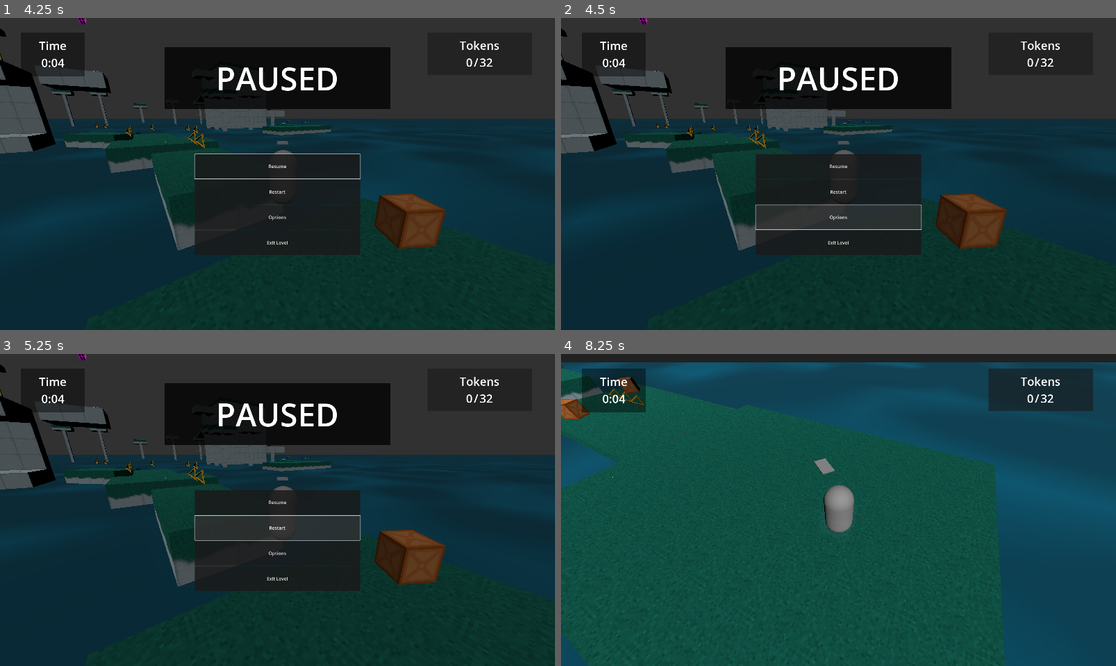
Above: before the commit, frames 1-4 (two rows, left to right).
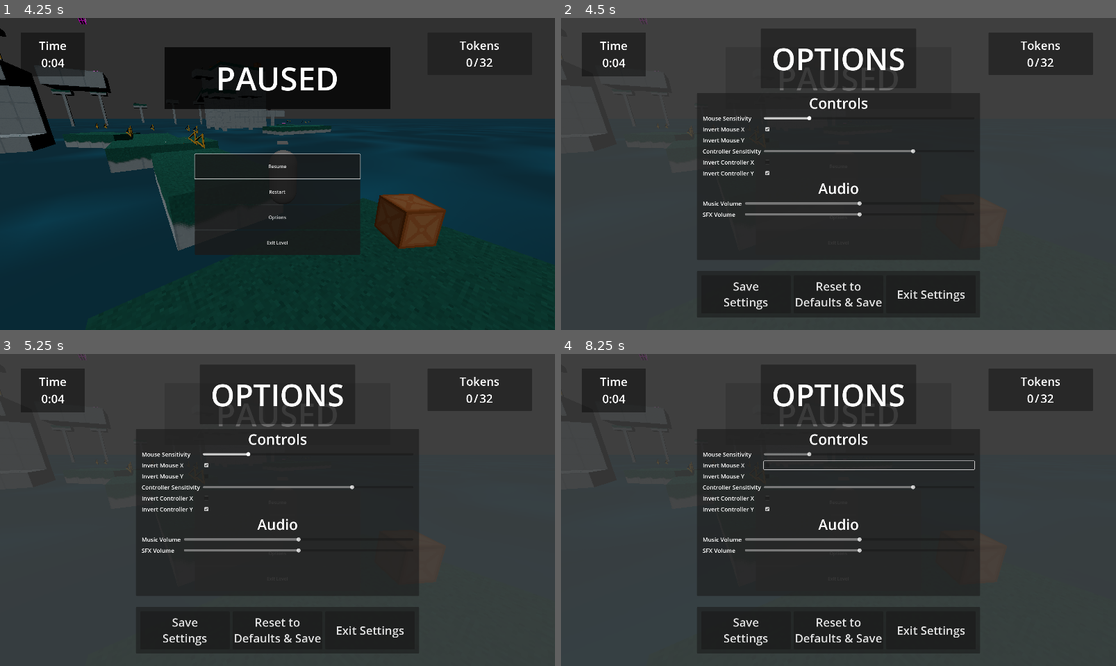
Above: after the commit, the same moments.

Repository: Nigel-Karunaratne/3DPlatformer_Godot4
Game: Godot game, scene res://level_scenes/monument1.tscn
Same seed, same stepped clock (60 frames per second), same inputs: the game is played once before the commit and once after it. The project has no main scene, so this scene is started directly.
Inputs (mouse positions are in pixels of both pictures, inside the frame that each line leads up to):
- Up to frame 1 (4.25 s): tap Enter at 0.5 s; move the mouse to (305, 174) at 0.52 s; hold W (move_forward) from 0.53 s (still down); tap R at 0.6, 2.85 s; tap Space (jump) at 0.77, 1.52, 3.02, 3.77 s; move the mouse to (249, 174) at 1.27 s; tap T at 1.35, 3.6 s; move the mouse to (288, 167) at 2.02 s; hold F 2.03-2.78 s; move the mouse to (271, 180) at 2.77 s; move the mouse to (316, 177) at 3.52 s; tap Escape (pause_game) at 4.15 s
- Up to frame 2 (4.5 s): release W (move_forward) at 4.25 s; click "Options" at 4.25 s
- Up to frame 3 (5.25 s): click "Restart" at 5 s
- Up to frame 4 (8.25 s): click "Restart" at 5.75 s; click "Restart" at 6.5 s; click "Resume" at 7.25 s; click (871, 466) at 8.02 s

Frame 1 is identical in both runs. In frame 2, 59% of the frame differs, in the area x 0-100%, y 0-100%; in frame 3, 59%; in frame 4, 97%.

Commit message:
Now opens on pause_ui's options btn
when the options ui is created, all ui controls on the base ui must have their focus mode set to NONE.

make sure to connect the signal "remove_options_ui" to a function on its parent/caller.

when removing options ui, set focus mode to ALL and grab focus of something.

Diff:
--- a/scripts/options_ui_controller.gd
+++ b/scripts/options_ui_controller.gd
@@ -11,9 +11,19 @@
 @export var audioMusicSlider : HSlider
 @export var audioSFXSlider : HSlider # Or VSliders? Maybe base class?
 
+signal remove_options_ui
+
 func _ready():
 	call_deferred("update_gui_from_settings")
+	mouseSenseSlider.grab_focus()
 	#update_gui_from_settings()
+
+func _input(_event):
+	if Input.is_action_just_pressed("pause_game"):
+		# Quit menu w/out saving
+		get_viewport().set_input_as_handled()
+		_on_btn_quit_pressed()
+
 
 # Update slider/toggle values based on values in UserSettings
 func update_gui_from_settings():
@@ -64,3 +74,7 @@
 func _on_btn_reset_pressed():
 	UserSettings.reset_settings()
 	update_gui_from_settings()
+
+func _on_btn_quit_pressed():
+	emit_signal("remove_options_ui")
+	# queue_free()
--- a/scripts/pause_ui_controller.gd
+++ b/scripts/pause_ui_controller.gd
@@ -2,6 +2,10 @@
 extends Control
 
 var gm : GameManager
+var options_ui_res = preload("res://ui_controls/options_ui_control.tscn")
+var options_ui
+
+var is_in_options
 
 func _ready():
 	reset_focus()
@@ -27,7 +31,24 @@
 
 
 func _on_options_btn_pressed():
-	pass # Replace with function body.
+	# remove focus from current node
+	get_viewport().gui_get_focus_owner().release_focus()
+	$ButtonPanelContainer/ButtonVBoxContainer/ResumeBTN.focus_mode = FOCUS_NONE
+	$ButtonPanelContainer/ButtonVBoxContainer/RestartBTN.focus_mode = FOCUS_NONE
+	$ButtonPanelContainer/ButtonVBoxContainer/OptionsBTN.focus_mode = FOCUS_NONE
+	$ButtonPanelContainer/ButtonVBoxContainer/ExitLevelBTN.focus_mode = FOCUS_NONE
+
+	options_ui = options_ui_res.instantiate()
+	options_ui.remove_options_ui.connect(_remove_options_ui)
+	add_child(options_ui)
+
+func _remove_options_ui():
+	options_ui.queue_free()
+	$ButtonPanelContainer/ButtonVBoxContainer/ResumeBTN.focus_mode = FOCUS_ALL
+	$ButtonPanelContainer/ButtonVBoxContainer/ResumeBTN.grab_focus()
+	$ButtonPanelContainer/ButtonVBoxContainer/RestartBTN.focus_mode = FOCUS_ALL
+	$ButtonPanelContainer/ButtonVBoxContainer/OptionsBTN.focus_mode = FOCUS_ALL
+	$ButtonPanelContainer/ButtonVBoxContainer/ExitLevelBTN.focus_mode = FOCUS_ALL
 
 
 func _on_exit_level_btn_pressed():
--- a/ui_controls/options_ui_control.tscn
+++ b/ui_controls/options_ui_control.tscn
@@ -7,16 +7,6 @@
 
 [sub_resource type="LabelSettings" id="LabelSettings_vcfht"]
 font_size = 105
-
-[sub_resource type="StyleBoxFlat" id="StyleBoxFlat_big63"]
-bg_color = Color(1, 1, 1, 1)
-border_width_left = 2
-border_width_top = 2
-border_width_right = 2
-border_width_bottom = 2
-border_color = Color(1, 1, 1, 1)
-expand_margin_left = 2.0
-expand_margin_right = 3.0
 
 [node name="OptionsUIControl" type="Control" node_paths=PackedStringArray("mouseSenseSlider", "mouseXInvertBox", "mouseYInvertBox", "contrSenseSlider", "contrXInvertBox", "contrYInvertBox", "audioMusicSlider", "audioSFXSlider")]
 layout_mode = 3
@@ -185,6 +175,8 @@
 layout_mode = 2
 size_flags_horizontal = 3
 size_flags_vertical = 1
+max_value = 2.0
+step = 0.1
 
 [node name="LSFX" type="Label" parent="OptionsPanelContainer/VBoxContainer/AudioMarginContainer/GridContainer"]
 layout_mode = 2
@@ -195,6 +187,8 @@
 layout_mode = 2
 size_flags_horizontal = 3
 size_flags_vertical = 1
+max_value = 2.0
+step = 0.1
 
 [node name="SoRPanelContainer" type="PanelContainer" parent="."]
 layout_mode = 1
@@ -219,24 +213,27 @@
 
 [node name="HBoxContainer" type="HBoxContainer" parent="SoRPanelContainer/MarginContainer"]
 layout_mode = 2
+theme_override_constants/separation = 10
 
 [node name="BTNSave" type="Button" parent="SoRPanelContainer/MarginContainer/HBoxContainer"]
 layout_mode = 2
 size_flags_horizontal = 3
-theme_override_font_sizes/font_size = 50
-text = "Save Settings"
-
-[node name="VSeparator" type="VSeparator" parent="SoRPanelContainer/MarginContainer/HBoxContainer"]
-layout_mode = 2
-theme_override_constants/separation = 15
-theme_override_styles/separator = SubResource("StyleBoxFlat_big63")
+theme_override_font_sizes/font_size = 40
+text = "Save
+Settings"
 
 [node name="BTNReset" type="Button" parent="SoRPanelContainer/MarginContainer/HBoxContainer"]
 layout_mode = 2
 size_flags_horizontal = 3
-theme_override_font_sizes/font_size = 50
-text = "Reset to Defaults
-& Save"
+theme_override_font_sizes/font_size = 40
+text = "Reset to
+Defaults & Save"
+
+[node name="BTNQuit" type="Button" parent="SoRPanelContainer/MarginContainer/HBoxContainer"]
+layout_mode = 2
+size_flags_horizontal = 3
+theme_override_font_sizes/font_size = 40
+text = "Exit Settings"
 
 [connection signal="drag_ended" from="OptionsPanelContainer/VBoxContainer/ControlsMarginContainer/GridContainer/HSMouseSense" to="." method="_on_mouse_sense_slider_drag_ended"]
 [connection signal="toggled" from="OptionsPanelContainer/VBoxContainer/ControlsMarginContainer/GridContainer/CBMouseIX" to="." method="_on_mouse_invert_x_toggled"]
@@ -248,3 +245,4 @@
 [connection signal="drag_ended" from="OptionsPanelContainer/VBoxContainer/AudioMarginContainer/GridContainer/HSSFX" to="." method="_on_audio_sfx_slider_drag_ended"]
 [connection signal="pressed" from="SoRPanelContainer/MarginContainer/HBoxContainer/BTNSave" to="." method="_on_btn_save_pressed"]
 [connection signal="pressed" from="SoRPanelContainer/MarginContainer/HBoxContainer/BTNReset" to="." method="_on_btn_reset_pressed"]
+[connection signal="pressed" from="SoRPanelContainer/MarginContainer/HBoxContainer/BTNQuit" to="." method="_on_btn_quit_pressed"]
Not shown: 1 places in ui_controls/options_ui_control.tscn that only renumber resources
